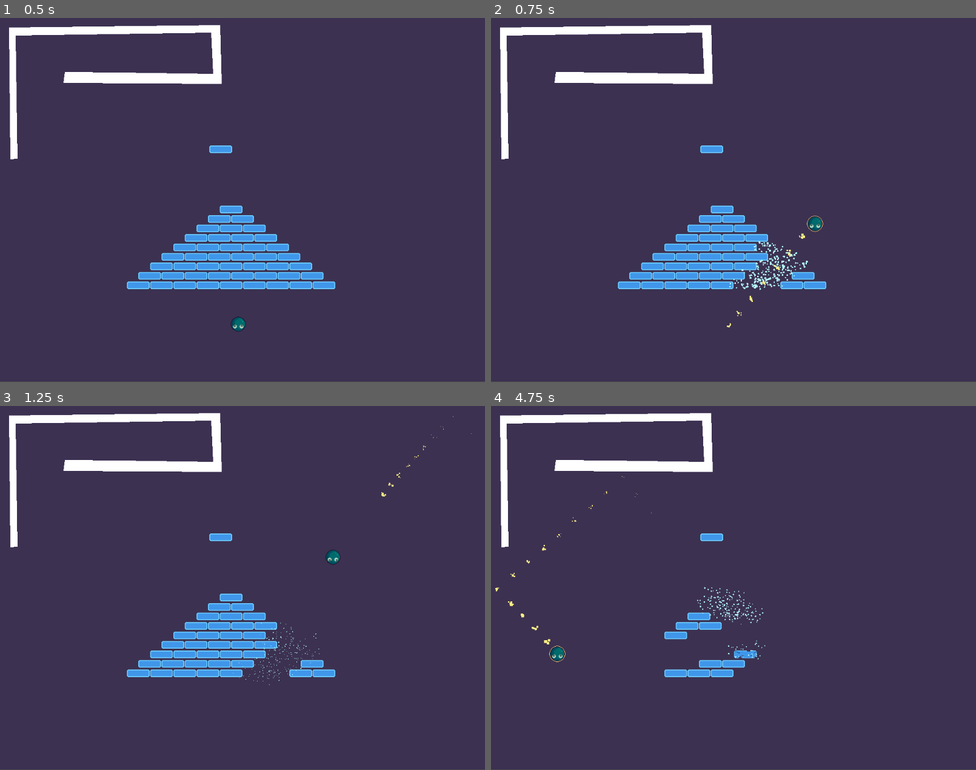
Above: before the commit, frames 1-4 (two rows, left to right).
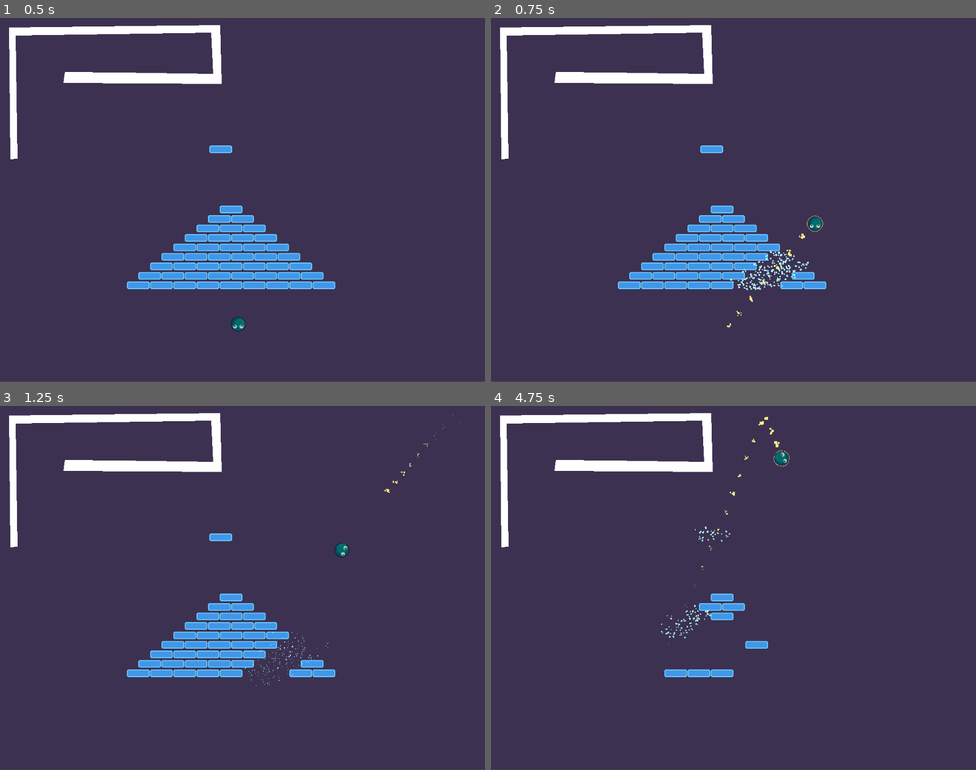
Above: after the commit, the same moments.

Repository: speakk/bounce_mania
Game: Godot game, scene res://main.tscn
Same seed, same stepped clock (60 frames per second), same inputs: the game is played once before the commit and once after it.
Inputs (mouse positions are in pixels of both pictures, inside the frame that each line leads up to):
- Up to frame 1 (0.5 s): no input
- Up to frame 2 (0.75 s): tap Enter at 0.5 s; move the mouse to (840, 181) at 0.52 s; hold D (right) from 0.53 s (still down); right-click (840, 181) at 0.6 s
- Up to frame 3 (1.25 s): keep holding D (right)
- Up to frame 4 (4.75 s): move the mouse to (636, 606) at 1.27 s; release D (right) at 1.28 s; hold S (down) 1.28-2.03 s; right-click (636, 606) at 1.35 s; move the mouse to (782, 507) at 2.02 s; hold D (right) 2.03-2.78 s; right-click (782, 507) at 2.1 s; move the mouse to (709, 660) at 2.77 s; hold W (up) 2.78-3.53 s; right-click (709, 660) at 2.85 s; move the mouse to (879, 642) at 3.52 s; hold A (left) from 3.53 s (still down); right-click (879, 642) at 3.6 s; move the mouse to (588, 533) at 4.27 s; right-click (588, 533) at 4.35 s

Frame 1 is identical in both runs. In frame 2, 0.5% of the frame differs, in the area x 49-66%, y 61-75%; in frame 3, 0.5%; in frame 4, 1.9%, in the area x 0-62%, y 3-72%.

Commit message:
Modernest renderer, bit of friction so that ball rotates a bit

Diff:
--- a/player.tscn
+++ b/player.tscn
@@ -5,7 +5,7 @@
 [ext_resource type="Texture2D" uid="uid://bkpn6vqmcural" path="res://eyeball.png" id="3_nvob7"]
 
 [sub_resource type="PhysicsMaterial" id="PhysicsMaterial_cklvo"]
-friction = 0.0
+friction = 0.03
 bounce = 0.8
 
 [sub_resource type="Curve" id="Curve_reota"]
@@ -31,7 +31,7 @@
 radius = 16.0312
 
 [sub_resource type="CircleShape2D" id="CircleShape2D_q8i0r"]
-radius = 23.0
+radius = 17.1172
 
 [node name="Player" type="Node2D"]
 script = ExtResource("1_q3836")
--- a/project.godot
+++ b/project.godot
@@ -73,5 +73,4 @@
 
 [rendering]
 
-renderer/rendering_method="gl_compatibility"
 textures/canvas_textures/default_texture_filter=0
Not shown: 3 places in brick.tscn that only renumber resources
Not shown: 2 places in brick_particles.tscn that only renumber resources
